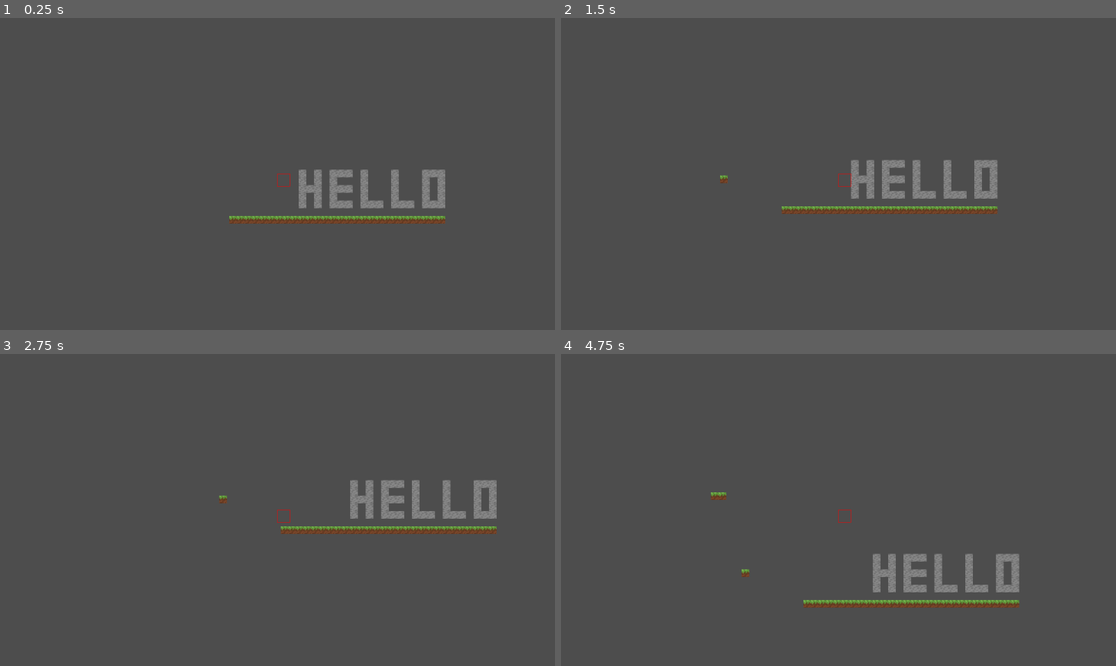
Above: before the commit, frames 1-4 (two rows, left to right).
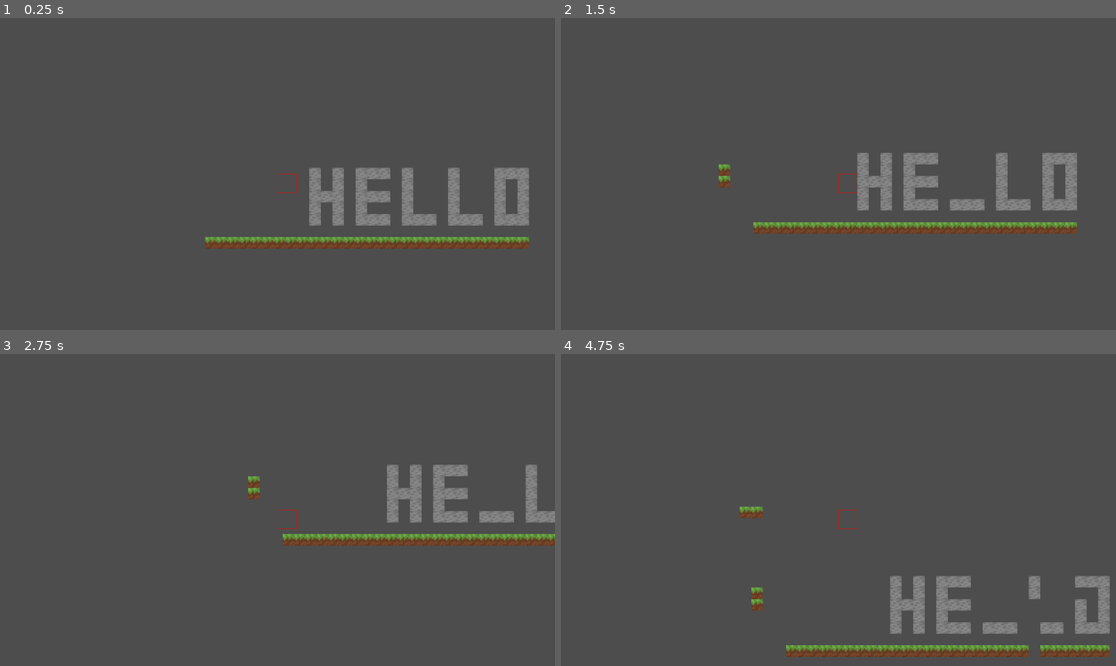
Above: after the commit, the same moments.

Repository: comedy01/blockgame
Game: Godot game, scene res://world.tscn
Two runs of this game, one before a commit and one after it. Both use one fixed random seed, a clock stepped at 60 frames per second and the inputs below.
Inputs (mouse positions are in pixels of both pictures, inside the frame that each line leads up to):
- Up to frame 1 (0.25 s): no input
- Up to frame 2 (1.5 s): move the mouse to (960, 158) at 0.52 s; press the mouse at (960, 158) at 0.53 s; hold Right (move_right) from 0.53 s (still down); tap W (move_up) at 0.77 s; move the mouse to (727, 189) at 1.27 s; release the mouse at (727, 189) at 1.28 s; right-click (727, 189) at 1.35 s
- Up to frame 3 (2.75 s): tap W (move_up) at 1.52 s; move the mouse to (333, 441) at 2.02 s; release Right (move_right) at 2.03 s; hold Left (move_left) from 2.03 s (still down); tap Mouse wheel down (scroll_down) at 2.1 s
- Up to frame 4 (4.75 s): move the mouse to (810, 572) at 2.77 s; release Left (move_left) at 2.78 s; hold Right (move_right) 2.78-4.28 s; tap Mouse wheel up (scroll_up) at 2.85 s; tap W (move_up) at 3.02, 3.77, 4.52 s; move the mouse to (1005, 556) at 3.52 s; press the mouse at (1005, 556) at 3.53 s; move the mouse to (672, 463) at 4.27 s; release the mouse at (672, 463) at 4.28 s; hold Left (move_left) from 4.28 s (still down); right-click (672, 463) at 4.35 s

The runs differ from the first frame. In frame 1, 6.9% of the frame differs, in the area x 36-96%, y 48-74%; in frame 2, 7.0%; in frame 3, 5.8%; in frame 4, 7.4%, in the area x 27-99%, y 44-98%.

Commit message:
Allow user to select different blocks to place and added new block textures

Diff:
--- a/TileMap.gd
+++ b/TileMap.gd
@@ -4,7 +4,10 @@
 	Block.new(0, Vector2(1, 1), "Grassy dirt block"),
 	Block.new(0, Vector2(3, 1), "Dirt block"),
 	Block.new(0, Vector2(5, 1), "Stone block"),
-	Block.new(0, Vector2(7, 1), "Log block")]
+	Block.new(0, Vector2(7, 1), "Log block"),
+	Block.new(0, Vector2(9,1), "Spike block"),
+	Block.new(0, Vector2(11,1), "Window"),
+	Block.new(0, Vector2(13 ,1), "Table")]
 
 var selected_block_index: int = 0
 
--- a/player.tscn
+++ b/player.tscn
@@ -13,3 +13,4 @@
 shape = SubResource("RectangleShape2D_53k6l")
 
 [node name="Camera2D" type="Camera2D" parent="."]
+zoom = Vector2(1.5, 1.5)
--- a/world.tscn
+++ b/world.tscn
@@ -5,7 +5,7 @@
 [ext_resource type="Texture2D" uid="uid://c2oyvts8nbcwm" path="res://tileset.png" id="2_gmk1d"]
 [ext_resource type="PackedScene" uid="uid://ctkhhvep2n7c4" path="res://player.tscn" id="4_8ovc7"]
 
-[sub_resource type="TileSetAtlasSource" id="TileSetAtlasSource_rv7hc"]
+[sub_resource type="TileSetAtlasSource" id="TileSetAtlasSource_k621m"]
 texture = ExtResource("2_gmk1d")
 1:1/0 = 0
 1:1/0/physics_layer_0/linear_velocity = Vector2(0, 0)
@@ -22,28 +22,21 @@
 7:1/0 = 0
 7:1/0/physics_layer_0/linear_velocity = Vector2(0, 0)
 7:1/0/physics_layer_0/angular_velocity = 0.0
-1:5/0 = 0
-1:5/0/physics_layer_0/linear_velocity = Vector2(0, 0)
-1:5/0/physics_layer_0/angular_velocity = 0.0
-1:6/0 = 0
-1:6/0/physics_layer_0/linear_velocity = Vector2(0, 0)
-1:6/0/physics_layer_0/angular_velocity = 0.0
-1:7/0 = 0
-1:7/0/physics_layer_0/linear_velocity = Vector2(0, 0)
-1:7/0/physics_layer_0/angular_velocity = 0.0
-1:8/0 = 0
-1:8/0/physics_layer_0/linear_velocity = Vector2(0, 0)
-1:8/0/physics_layer_0/angular_velocity = 0.0
-1:9/0 = 0
-1:9/0/physics_layer_0/linear_velocity = Vector2(0, 0)
-1:9/0/physics_layer_0/angular_velocity = 0.0
-1:10/0 = 0
-1:10/0/physics_layer_0/linear_velocity = Vector2(0, 0)
-1:10/0/physics_layer_0/angular_velocity = 0.0
+7:1/0/physics_layer_0/polygon_0/points = PackedVector2Array(-8, -8, 8, -8, 8, 8, -8, 8)
+11:1/0 = 0
+11:1/0/physics_layer_0/linear_velocity = Vector2(0, 0)
+11:1/0/physics_layer_0/angular_velocity = 0.0
+13:1/0 = 0
+13:1/0/physics_layer_0/linear_velocity = Vector2(0, 0)
+13:1/0/physics_layer_0/angular_velocity = 0.0
+9:1/0 = 0
+9:1/0/physics_layer_0/linear_velocity = Vector2(0, 0)
+9:1/0/physics_layer_0/angular_velocity = 0.0
+9:1/0/physics_layer_0/polygon_0/points = PackedVector2Array(-8, -8, 8, -8, 8, 8, -8, 8)
 
 [sub_resource type="TileSet" id="TileSet_ojg3k"]
 physics_layer_0/collision_layer = 1
-sources/0 = SubResource("TileSetAtlasSource_rv7hc")
+sources/0 = SubResource("TileSetAtlasSource_k621m")
 
 [node name="world" type="Node2D"]
 script = ExtResource("1_rjdvt")
Binary file changed: tileset.png
